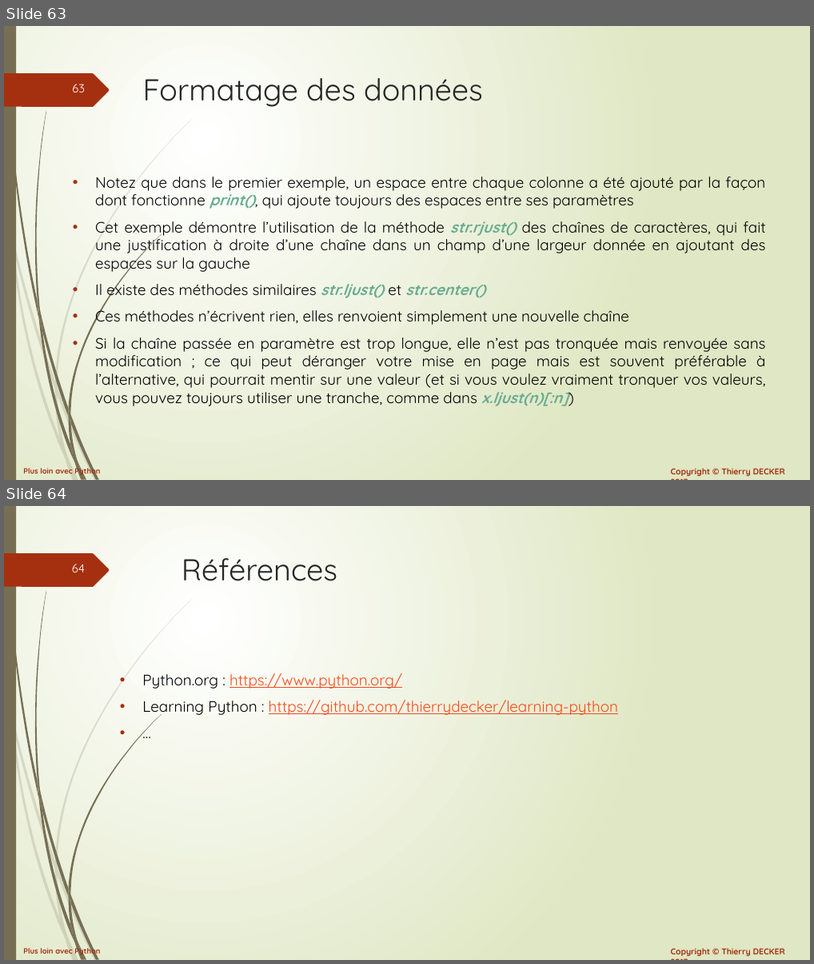
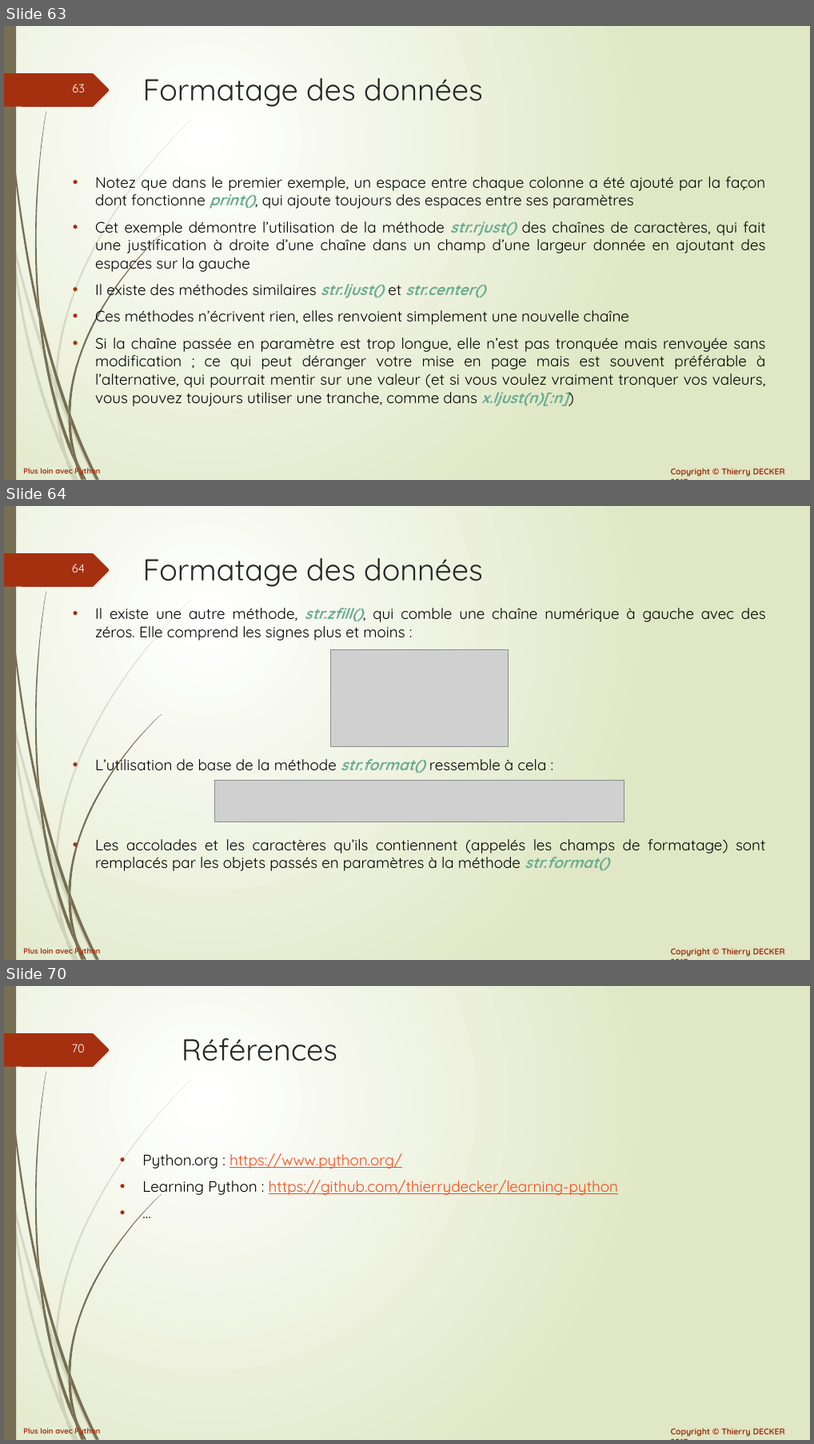
Before and after one commit to VikmanTheRacoon/learning-python, a slide deck: documentations/python-102.pptx. Shown one above the other, each under a label of ours: slides 63 and 64 before the commit, slides 63, 64 and 70 after it; the slides between them are not shown. The pictures are 814x964 and 814x1444 pixels, drawn with LibreOffice and Linux fonts; fonts in the diff are those of the drawing; grey boxes stand for pictures. Boxes give left, top, right and bottom in pixels: in the first picture for what was removed or moved away, otherwise in the second. Text is boxed around its words. In the diff, an @@ line names an element or a change of style, - is before the commit and + after.

```diff
--- a/documentations/python-102.pptx
+++ b/documentations/python-102.pptx
@@ slide 64 added at box(4, 506, 810, 960), background gradient #FFFFFF to #DFE8C4; not listed: 27 template elements that a slide beside it also shows @@
@@ title added at box(143, 558, 483, 587), 36 pt, text #262626 @@
+Formatage des données
@@ text added at box(95, 608, 766, 871), 18 pt, text #000000 @@
+• Il existe une autre méthode, str.zfill(), qui comble une chaîne numérique à gauche avec des zéros. Elle comprend les signes plus et moins :
+• L’utilisation de base de la méthode str.format() ressemble à cela :
+• Les accolades et les caractères qu’ils contiennent (appelés les champs de formatage) sont remplacés par les objets passés en paramètres à la méthode str.format()
@@ picture added at box(331, 649, 509, 746) @@
@@ picture added at box(214, 780, 625, 822) @@
@@ what was slide 64 is now slide 70 @@
@@ page number at box(72, 1044, 85, 1052): text changed @@
-64
+70
```
Also in this commit, not shown: 5 other slides added, 1 other file.
